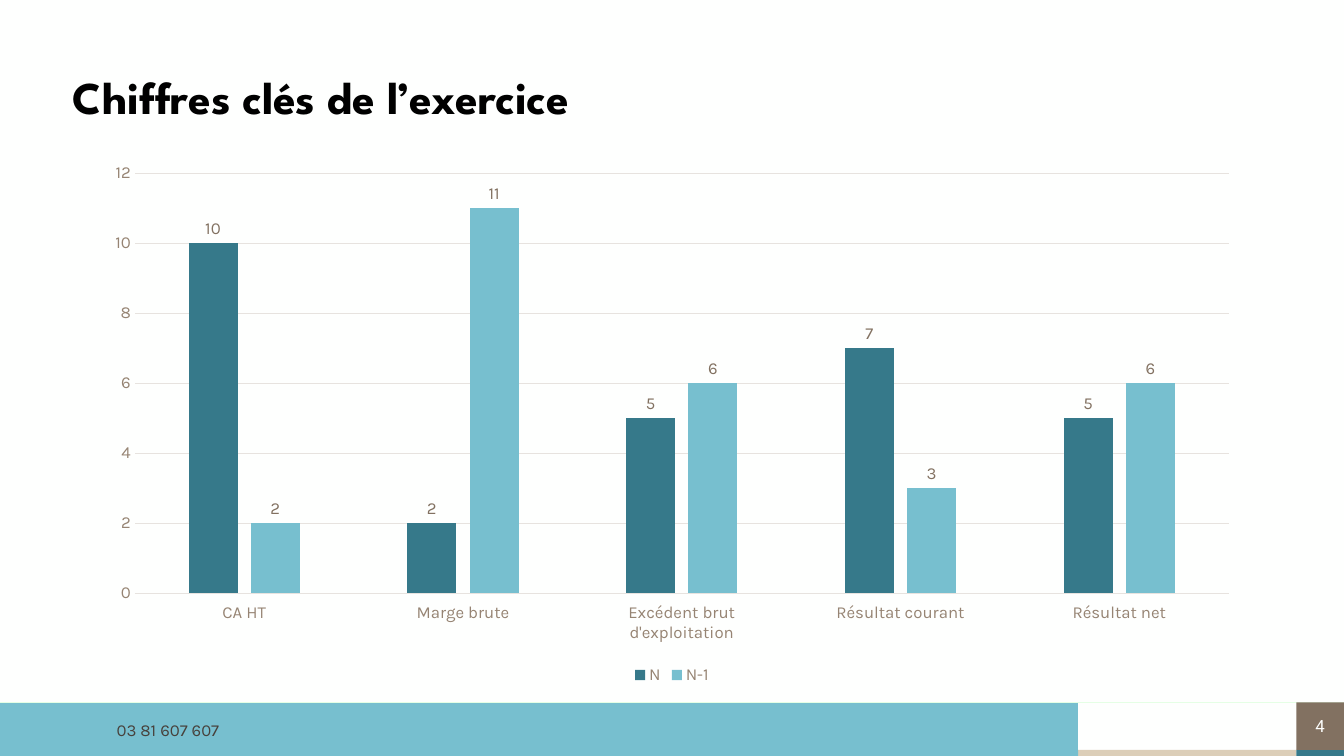
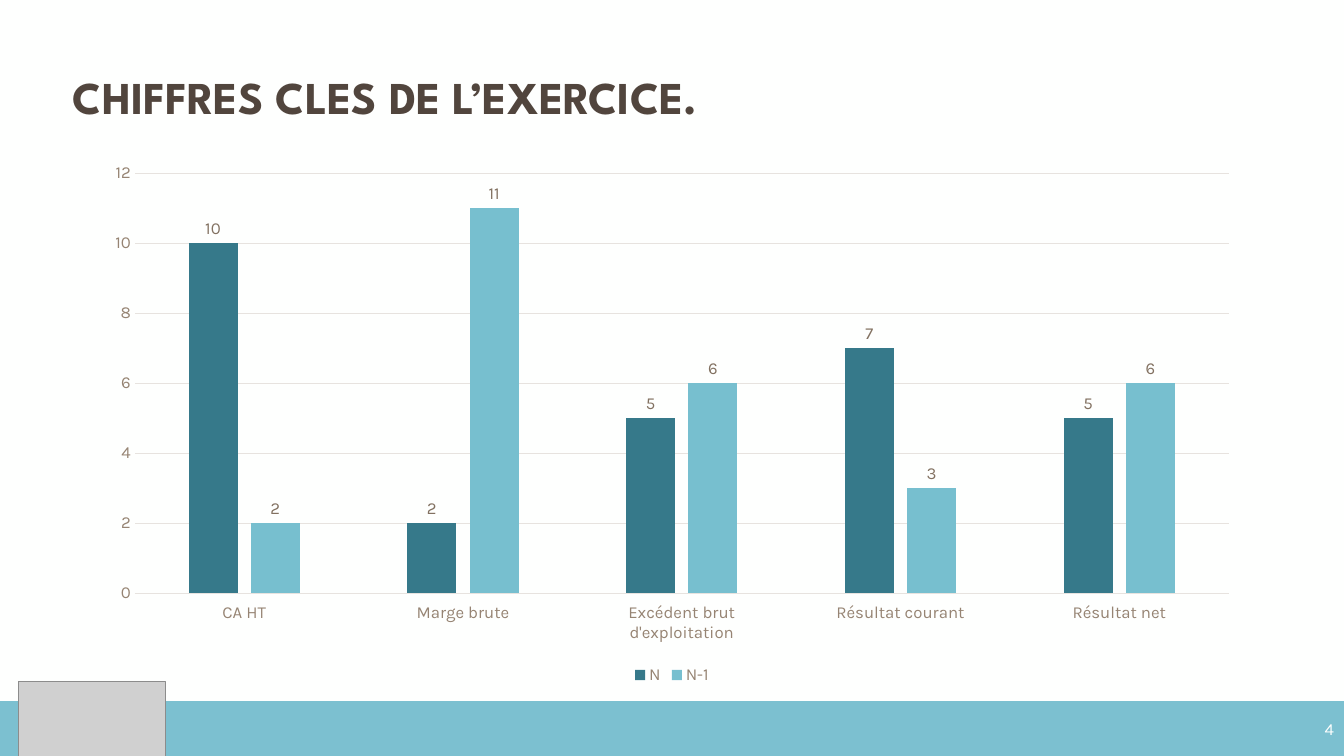
Before and after one commit to ldebouche/Projet1_lettre_fin_de_mission, a slide deck: slide 4 of backend/src/templates/modele_complet.pptm. Drawn at 1344x756 pixels with LibreOffice and Linux fonts; fonts in the diff are those of the drawing; grey boxes stand for pictures; background and template pictures are left out. Boxes give left, top, right and bottom in pixels: in the first picture for what was removed or moved away, otherwise in the second. Text is boxed around its words. In the diff, an @@ line names an element or a change of style, - is before the commit and + after.

```diff
--- a/backend/src/templates/modele_complet.pptm
+++ b/backend/src/templates/modele_complet.pptm
@@ text at box(73, 83, 698, 115): text changed; text colour #000000 to #51453D @@
-Chiffres clés de l’exercice
+CHIFFRES CLES DE L’EXERCICE.
@@ picture added at box(19, 683, 166, 756) @@
@@ freeform shape removed at box(0, 703, 1078, 750) @@
@@ rectangle added at box(0, 703, 1344, 756), fill #7CC0D0, outline #7CC0D0 1.5 pt @@
@@ page number: place and size @@
-page number at box(1297, 703, 1344, 750)
+page number at box(1297, 703, 1344, 756)
@@ page number at box(1297, 703, 1344, 756): font Roboto to Karla; alignment centre to right; fill #827161 to #7CC0D0; outline none to #7CC0D0 0.75 pt @@
@@ text removed at box(117, 725, 219, 736) @@
-03 81 607 607
@@ rectangle removed at box(0, 750, 1079, 756) @@
@@ rectangle removed at box(1079, 750, 1298, 756) @@
@@ rectangle removed at box(1297, 750, 1344, 756) @@
```
Also in this commit, not shown: 19 other slides changed, 20 other files.
